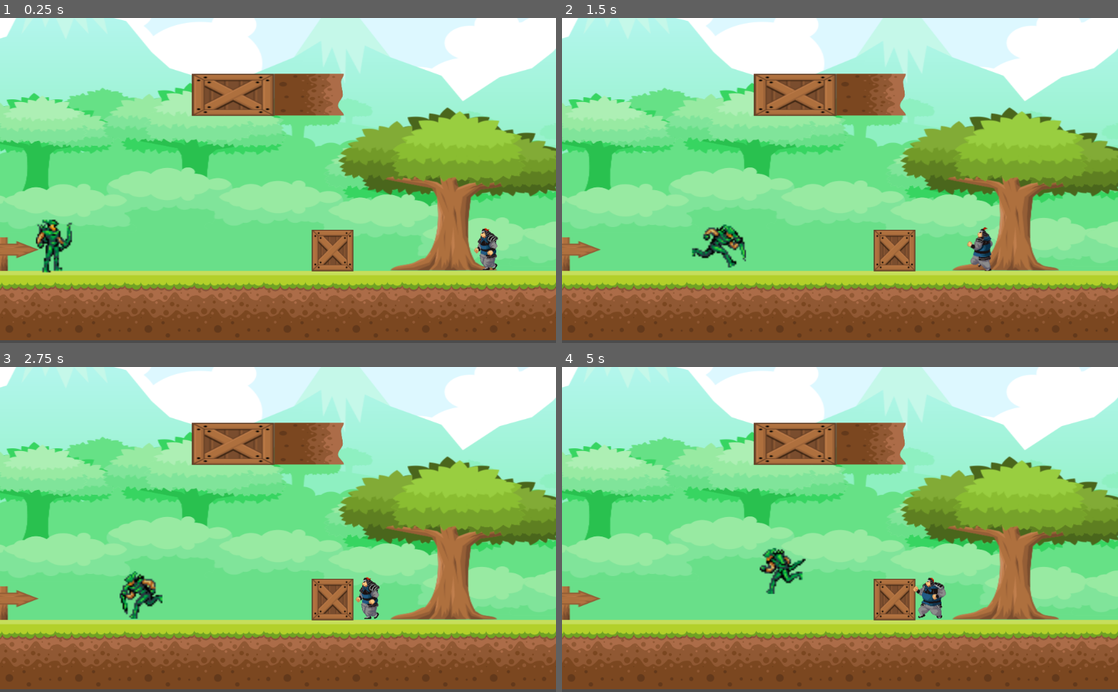
Above: before the commit, frames 1-4 (two rows, left to right).
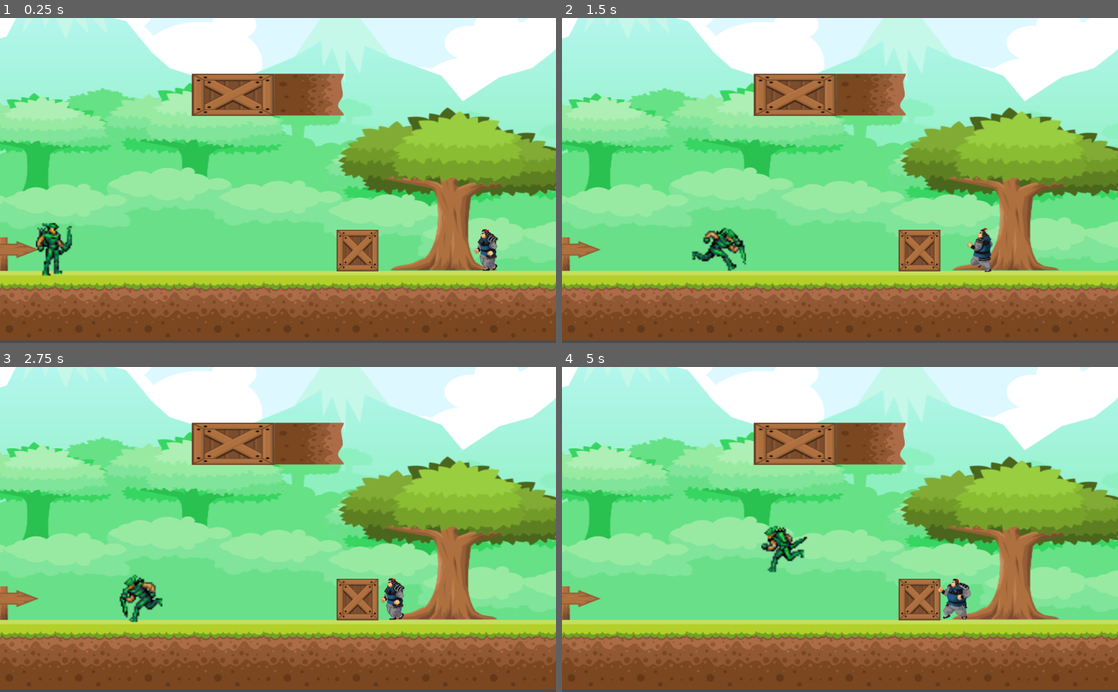
Above: after the commit, the same moments.

Repository: CC-SI/Game_lendas_corrompidas
Game: Godot game, scene res://src/Cenas/cenarioDeTestes.tscn
Same seed, same stepped clock (60 frames per second), same inputs: the game is played once before the commit and once after it.
Inputs:
- Up to frame 1 (0.25 s): no input
- Up to frame 2 (1.5 s): tap Enter (ui_accept) at 0.5, 0.77 s; hold Right (ui_right) from 0.53 s (still down)
- Up to frame 3 (2.75 s): tap Enter (ui_accept) at 1.52 s; release Right (ui_right) at 2.03 s; hold Left (ui_left) from 2.03 s (still down)
- Up to frame 4 (5 s): release Left (ui_left) at 2.78 s; hold Right (ui_right) 2.78-4.28 s; tap Enter (ui_accept) at 3.02, 3.77, 4.52 s; hold Left (ui_left) from 4.28 s (still down)

The runs differ from the first frame. In frame 1, 2.1% of the frame differs, in the area x 6-90%, y 61-80%; in frame 2, 2.2%; in frame 3, 2.3%; in frame 4, 2.8%, in the area x 35-74%, y 48-78%.

Commit message:
update : expandindo cenario

Diff:
--- a/src/Cenas/cenarioDeTestes.tscn
+++ b/src/Cenas/cenarioDeTestes.tscn
@@ -10,7 +10,7 @@
 [ext_resource path="res://src/Cenas/InimigoSonic.tscn" type="PackedScene" id=8]
 
 [sub_resource type="RectangleShape2D" id=1]
-extents = Vector2( 574.5, 67 )
+extents = Vector2( 702.5, 64 )
 
 [sub_resource type="RectangleShape2D" id=2]
 extents = Vector2( 8.5, 233.5 )
@@ -20,6 +20,9 @@
 
 [sub_resource type="RectangleShape2D" id=4]
 extents = Vector2( 141.5, 39.25 )
+
+[sub_resource type="RectangleShape2D" id=5]
+extents = Vector2( 10.5, 234.5 )
 
 [node name="Cenario de testes" type="Node2D"]
 position = Vector2( -17, 0 )
@@ -75,8 +78,16 @@
 position = Vector2( 1075, 531 )
 texture = ExtResource( 1 )
 
+[node name="Chão 10" type="Sprite" parent="Chão"]
+position = Vector2( 1201, 531 )
+texture = ExtResource( 1 )
+
+[node name="Chão 11" type="Sprite" parent="Chão"]
+position = Vector2( 1327, 531 )
+texture = ExtResource( 1 )
+
 [node name="CollisionShape2D" type="CollisionShape2D" parent="Chão"]
-position = Vector2( 563.5, 528 )
+position = Vector2( 691.5, 531 )
 shape = SubResource( 1 )
 
 [node name="Parede Invisivel Esquerda" type="StaticBody2D" parent="."]
@@ -86,7 +97,7 @@
 shape = SubResource( 2 )
 
 [node name="Objeto 1" type="StaticBody2D" parent="."]
-position = Vector2( 0, 4 )
+position = Vector2( 46, 4 )
 
 [node name="Sprite" type="Sprite" parent="Objeto 1"]
 position = Vector2( 629.75, 425 )
@@ -115,7 +126,14 @@
 [node name="Player" parent="." instance=ExtResource( 7 )]
 position = Vector2( 95, 385 )
 velocidade = 200.0
-forca_pulo = 500.0
+forca_pulo = 600.0
 
 [node name="KinematicBody2D" parent="." instance=ExtResource( 8 )]
 position = Vector2( 937, 428 )
+
+[node name="Parede Invisivel Direita" type="StaticBody2D" parent="."]
+position = Vector2( 1364, 304 )
+
+[node name="CollisionShape2D" type="CollisionShape2D" parent="Parede Invisivel Direita"]
+position = Vector2( 15.5, -69.5 )
+shape = SubResource( 5 )
Not shown: 1 places in src/Cenas/cenarioDeTestes.tscn that only renumber resources
